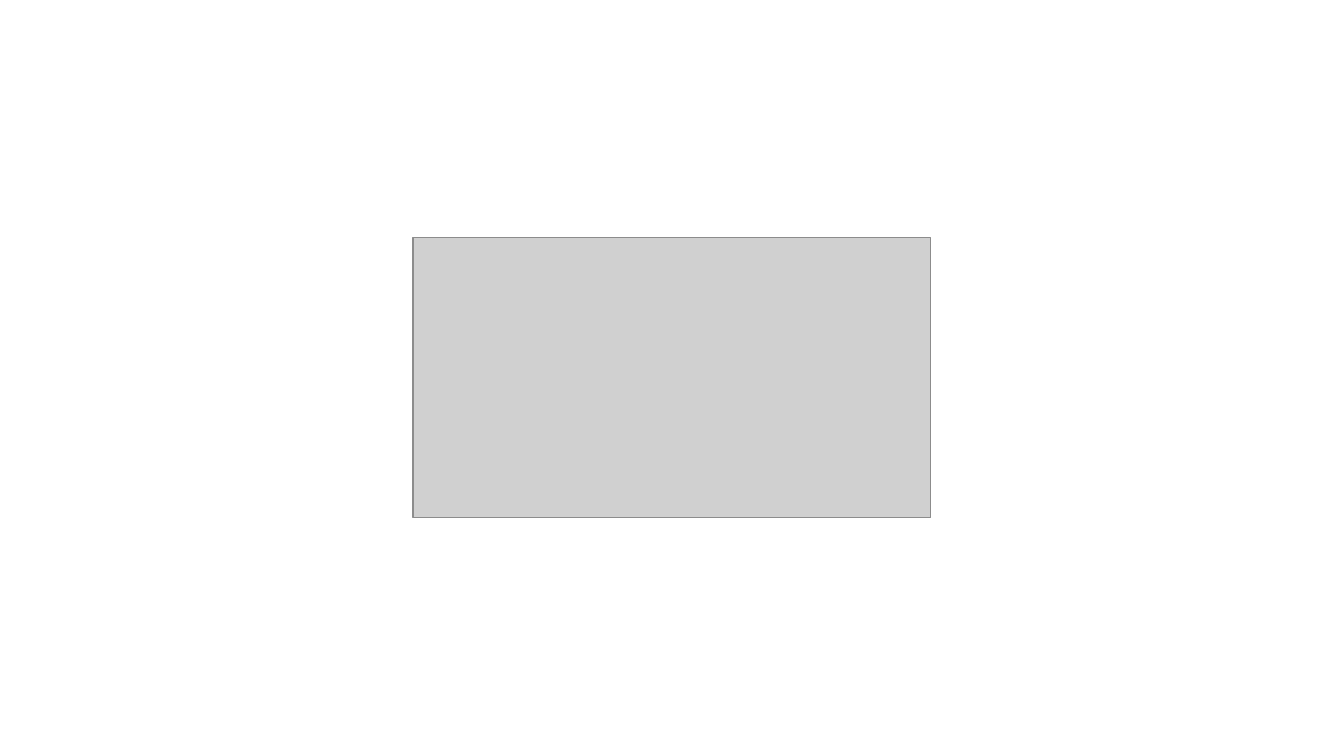
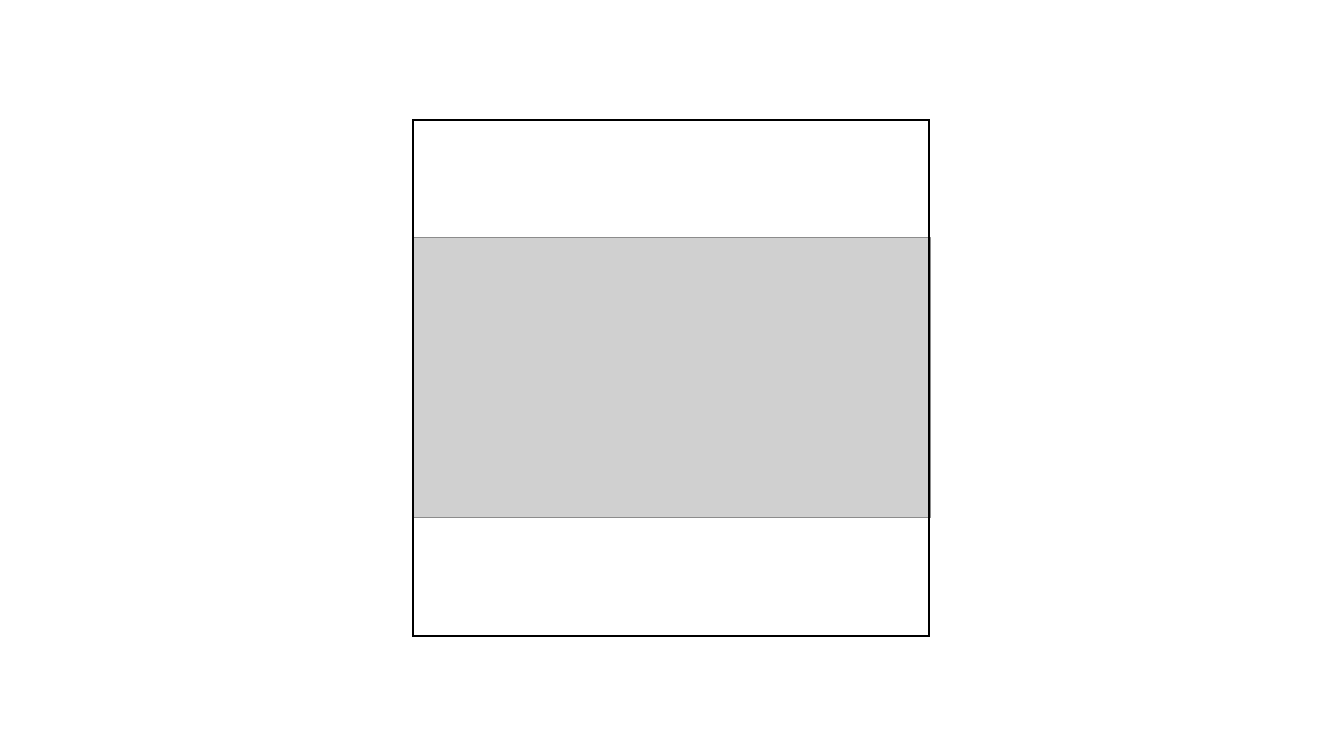
Before and after one commit to obruck/hematoscope, a slide deck: slide 1 of images/funding/gilead.pptx. Drawn at 1344x756 pixels with LibreOffice and Linux fonts; fonts in the diff are those of the drawing; grey boxes stand for pictures. Boxes give left, top, right and bottom in pixels: in the first picture for what was removed or moved away, otherwise in the second. Text is boxed around its words. In the diff, an @@ line names an element or a change of style, - is before the commit and + after.

```diff
--- a/images/funding/gilead.pptx
+++ b/images/funding/gilead.pptx
@@ rectangle added at <box>413,120,930,636</box>, outline #000000 1 pt @@
```
Also in this commit, not shown: 10 other files.
